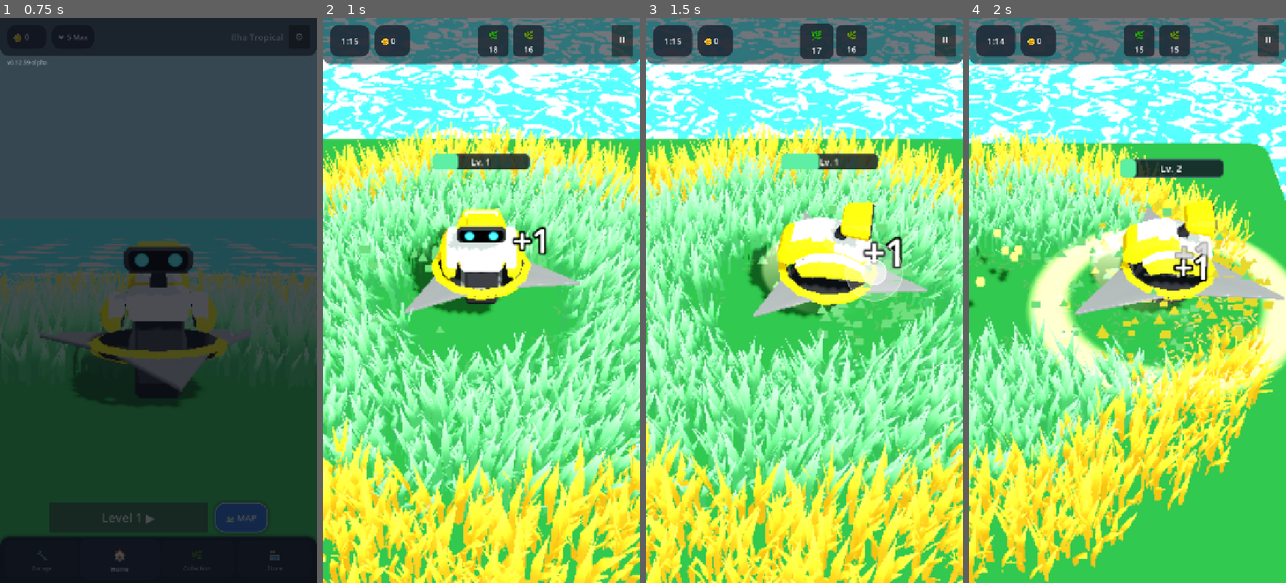
Above: before the commit, frames 1-4 (left to right).
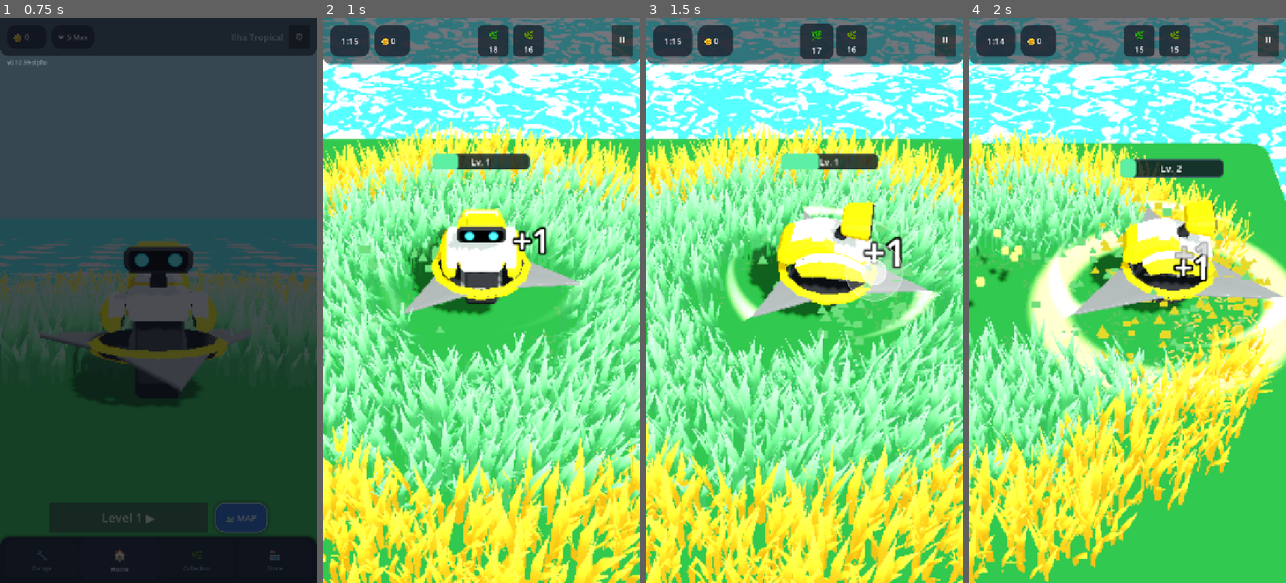
Above: after the commit, the same moments.

Repository: rogerbif/grass-cut-bot
Game: Godot game, scene res://scenes/menu/main_menu.tscn
Two runs of this game, one before a commit and one after it. Both use one fixed random seed, a clock stepped at 60 frames per second and the inputs below.
Inputs (mouse positions are in pixels of both pictures, inside the frame that each line leads up to):
- Up to frame 1 (0.75 s): click "Level 1 ▶" at 0.5 s
- Up to frame 2 (1 s): no input
- Up to frame 3 (1.5 s): tap Enter at 1.25 s; move the mouse to (874, 272) at 1.27 s; hold Right (ui_right) from 1.28 s (still down); hold Alt from 1.28 s (still down); click (874, 272) at 1.42 s
- Up to frame 4 (2 s): keep holding Right (ui_right); keep holding Alt

Frame 1 is identical in both runs. In frame 2, 0.4% of the frame differs, in the area x 19-83%, y 34-53%; in frame 3, 1.8%; in frame 4, 2.5%, in the area x 25-100%, y 32-59%.

Commit message:
feat(cutter): novo shader de slash multi-ponta afilado por lamina com gradiente de transparencia (v0.12.63-alpha)

Diff:
--- a/project.godot
+++ b/project.godot
@@ -11,7 +11,7 @@
 [application]
 
 config/name="Grass Cut Bot"
-config/version="0.12.62-alpha"
+config/version="0.12.63-alpha"
 run/main_scene="res://scenes/menu/main_menu.tscn"
 config/features=PackedStringArray("4.7", "Mobile")
 boot_splash/image="uid://3pegaomvcdut"
--- a/scripts/cutter/cutter.gd
+++ b/scripts/cutter/cutter.gd
@@ -371,7 +371,7 @@
 		blade_slash_mesh = MeshInstance3D.new()
 		blade_slash_mesh.name = "BladeSlash"
 		var slash_plane: PlaneMesh = PlaneMesh.new()
-		slash_plane.size = Vector2(2.35, 2.35)
+		slash_plane.size = Vector2(4.2, 4.2)
 		blade_slash_mesh.mesh = slash_plane
 		blade_slash_mesh.position = Vector3(0.0, 0.015, 0.0)
 		blade_slash_mesh.cast_shadow = GeometryInstance3D.SHADOW_CASTING_SETTING_OFF
@@ -492,6 +492,18 @@
 		blade_tier_3.visible = (tier == 3)
 	if blade_tier_4:
 		blade_tier_4.visible = (tier == 4)
+
+	# Atualiza o número de pontas do shader de slash para casar exatamente com o tier ativo
+	if blade_slash_mesh != null and blade_slash_mesh.material_override is ShaderMaterial:
+		var mat: ShaderMaterial = blade_slash_mesh.material_override as ShaderMaterial
+		var points: int = 3
+		match tier:
+			1: points = 3
+			2: points = 4
+			3: points = 5
+			4: points = 6
+			_: points = 3
+		mat.set_shader_parameter("blade_points", points)
 
 func set_input_direction(dir: Vector2) -> void:
 	if GameManager != null and GameManager.current_state != GameManager.GameState.PLAYING:
--- a/shaders/blade_slash.gdshader
+++ b/shaders/blade_slash.gdshader
@@ -1,35 +1,67 @@
 shader_type spatial;
 render_mode unshaded, blend_add, depth_draw_never, cull_disabled;
 
-// Shader de Slash Procedural Ultra-Leve (Opção A)
+// Shader de Slash Procedural com Afinamento Dinâmico por Ponta de Lâmina
 // 100% Analítico e Vetorial na GPU - Zero Texturas PNG para 60 FPS Mobile
 
-uniform vec4 slash_color : source_color = vec4(1.0, 0.96, 0.70, 1.0);
+uniform int blade_points : hint_range(1, 12) = 6;
+uniform vec4 slash_color : source_color = vec4(1.0, 0.95, 0.65, 0.9);
+uniform vec4 core_color : source_color = vec4(1.0, 1.0, 1.0, 1.0);
 uniform float slash_intensity : hint_range(0.0, 3.0) = 1.0;
-uniform float inner_radius : hint_range(0.0, 1.0) = 0.55;
-uniform float outer_radius : hint_range(0.0, 1.0) = 0.98;
-uniform float edge_softness : hint_range(0.01, 0.5) = 0.08;
-uniform float arc_length : hint_range(0.5, 6.28) = 3.6; // ~200 graus de arco de rastro
+
+uniform float tip_radius : hint_range(0.2, 1.0) = 0.79;
+uniform float base_width : hint_range(0.01, 0.3) = 0.11;
+uniform float arc_ratio : hint_range(0.1, 0.95) = 0.65;
+uniform float angle_offset_deg : hint_range(-180.0, 180.0) = -90.0;
+uniform float curve_inward : hint_range(0.0, 0.2) = 0.035;
+uniform float taper_power : hint_range(0.5, 3.0) = 1.3;
+uniform float fade_power : hint_range(0.5, 3.0) = 1.4;
 
 void fragment() {
 	vec2 uv = UV * 2.0 - 1.0;
 	float r = length(uv);
 
-	// Anel radial delimitando a espessura da lâmina
-	float ring = smoothstep(inner_radius, inner_radius + edge_softness, r) *
-	             smoothstep(outer_radius, outer_radius - edge_softness, r);
+	float num_points = float(max(blade_points, 1));
+	float sector = 6.28318530718 / num_points;
+	float max_arc = sector * arc_ratio;
 
-	// Ângulo polar contínuo de 0 a 2*PI
+	// Ângulo polar contínuo
 	float angle = atan(uv.y, uv.x);
-	float norm_angle = mod(angle + 3.14159265, 6.2831853);
+	float offset_rad = radians(angle_offset_deg);
 
-	// Cauda angular em fade: ponta intensa e cauda com atenuação suave
-	float arc_mask = smoothstep(0.0, arc_length * 0.15, norm_angle) *
-	                 smoothstep(arc_length + 0.05, arc_length, norm_angle);
-	float tail_fade = pow(clamp(norm_angle / max(arc_length, 0.001), 0.0, 1.0), 1.8);
+	// Distância angular atrás da ponta mais próxima (rastro de corte trailing)
+	float rel_angle = mod(angle - offset_rad, 6.28318530718);
+	if (rel_angle < 0.0) {
+		rel_angle += 6.28318530718;
+	}
+	float t_angle = mod(rel_angle, sector);
 
-	float final_alpha = ring * arc_mask * tail_fade * slash_intensity;
+	// Máscara angular: ativa apenas dentro do arco do rastro [0, max_arc]
+	float arc_mask = smoothstep(max_arc, max_arc - 0.04, t_angle) * step(0.0, t_angle);
 
-	ALBEDO = slash_color.rgb;
+	// t vai de 0.0 (na ponta da lâmina) até 1.0 (no final da cauda do slash)
+	float t = clamp(t_angle / max(max_arc, 0.0001), 0.0, 1.0);
+
+	// Afinamento progressivo da largura: começa largo e afina até a ponta
+	float current_width = max(base_width * pow(1.0 - t, taper_power), 0.002);
+
+	// Linha central do arco (com encurvamento dinâmico sutil)
+	float r_center = tip_radius - (curve_inward * t);
+
+	// Perfil radial suave com antialiasing
+	float dist = abs(r - r_center);
+	float radial_alpha = smoothstep(current_width, current_width * 0.15, dist);
+
+	// Núcleo cortante incandescente (fio de corte no centro da lâmina)
+	float core_mask = smoothstep(current_width * 0.45, 0.0, dist) * pow(1.0 - t, 0.6);
+
+	// Atenuação de transparência ao longo do arco (fade-out até a ponta)
+	float trail_fade = pow(1.0 - t, fade_power);
+
+	float final_alpha = radial_alpha * arc_mask * trail_fade * slash_intensity;
+
+	vec3 final_color = mix(slash_color.rgb, core_color.rgb, core_mask * core_color.a);
+
+	ALBEDO = final_color;
 	ALPHA = clamp(final_alpha * slash_color.a, 0.0, 1.0);
 }
--- a/shaders/blade_slash_material.tres
+++ b/shaders/blade_slash_material.tres
@@ -5,9 +5,14 @@
 [resource]
 render_priority = 1
 shader = ExtResource("1_shader")
-shader_parameter/slash_color = Color(1, 0.96, 0.7, 0.85)
+shader_parameter/blade_points = 6
+shader_parameter/slash_color = Color(1, 0.95, 0.65, 0.9)
+shader_parameter/core_color = Color(1, 1, 1, 1)
 shader_parameter/slash_intensity = 1.0
-shader_parameter/inner_radius = 0.55
-shader_parameter/outer_radius = 0.98
-shader_parameter/edge_softness = 0.08
-shader_parameter/arc_length = 3.6
+shader_parameter/tip_radius = 0.79
+shader_parameter/base_width = 0.11
+shader_parameter/arc_ratio = 0.65
+shader_parameter/angle_offset_deg = -90.0
+shader_parameter/curve_inward = 0.035
+shader_parameter/taper_power = 1.3
+shader_parameter/fade_power = 1.4
--- a/tests/test_blade_pop_and_slash.gd
+++ b/tests/test_blade_pop_and_slash.gd
@@ -32,6 +32,38 @@
 		get_tree().quit(1)
 		return
 	print("✔ PASSOU: blade_slash_mesh configurado com ShaderMaterial")
+
+	# Verifica dimensões e parâmetros do novo shader multi-ponta afilado
+	var plane_mesh: PlaneMesh = slash_mesh.mesh as PlaneMesh
+	if plane_mesh == null or plane_mesh.size != Vector2(4.2, 4.2):
+		push_error("blade_slash_mesh PlaneMesh size should be 4.2x4.2!")
+		get_tree().quit(1)
+		return
+	print("✔ PASSOU: blade_slash_mesh dimensionado para 4.2m cobrindo perfeitamente as pontas")
+
+	var mat_check: ShaderMaterial = slash_mesh.material_override as ShaderMaterial
+	if mat_check.get_shader_parameter("blade_points") == null or mat_check.get_shader_parameter("base_width") == null:
+		push_error("Shader parameters blade_points or base_width not found!")
+		get_tree().quit(1)
+		return
+	print("✔ PASSOU: Parametros analiticos de afinamento e pontas encontrados no ShaderMaterial")
+
+	# Testa sincronizacao de pontas por Tier (Tier 1 = 3 pontas, Tier 4 = 6 pontas)
+	UpgradeManager.blade_level = 1
+	cutter.call("update_upgrades")
+	if mat_check.get_shader_parameter("blade_points") != 3:
+		push_error("Tier 1 should set blade_points to 3, got: %s" % str(mat_check.get_shader_parameter("blade_points")))
+		get_tree().quit(1)
+		return
+	print("✔ PASSOU: Tier 1 configurou 3 pontas de slash")
+
+	UpgradeManager.blade_level = 6 # Tier 4
+	cutter.call("update_upgrades")
+	if mat_check.get_shader_parameter("blade_points") != 6:
+		push_error("Tier 4 should set blade_points to 6, got: %s" % str(mat_check.get_shader_parameter("blade_points")))
+		get_tree().quit(1)
+		return
+	print("✔ PASSOU: Tier 4 configurou 6 pontas de slash")
 
 	if shock_mesh.material_override == null or not (shock_mesh.material_override is ShaderMaterial):
 		push_error("shockwave_mesh material_override is not a ShaderMaterial!")
Not shown, changed: docs/02_entidades_e_mecanicas/SISTEMA_DO_CORTADOR.md
Not shown, changed: docs/04_sistemas_e_gameplay/GAME_FEEL_E_HAPTICS.md
Not shown, added: docs/historico_melhorias/139_novo_shader_slash_multi_ponta_afilado_por_lamina.md
Not shown, changed: docs/historico_melhorias/INDICE_MELHORIAS.md
